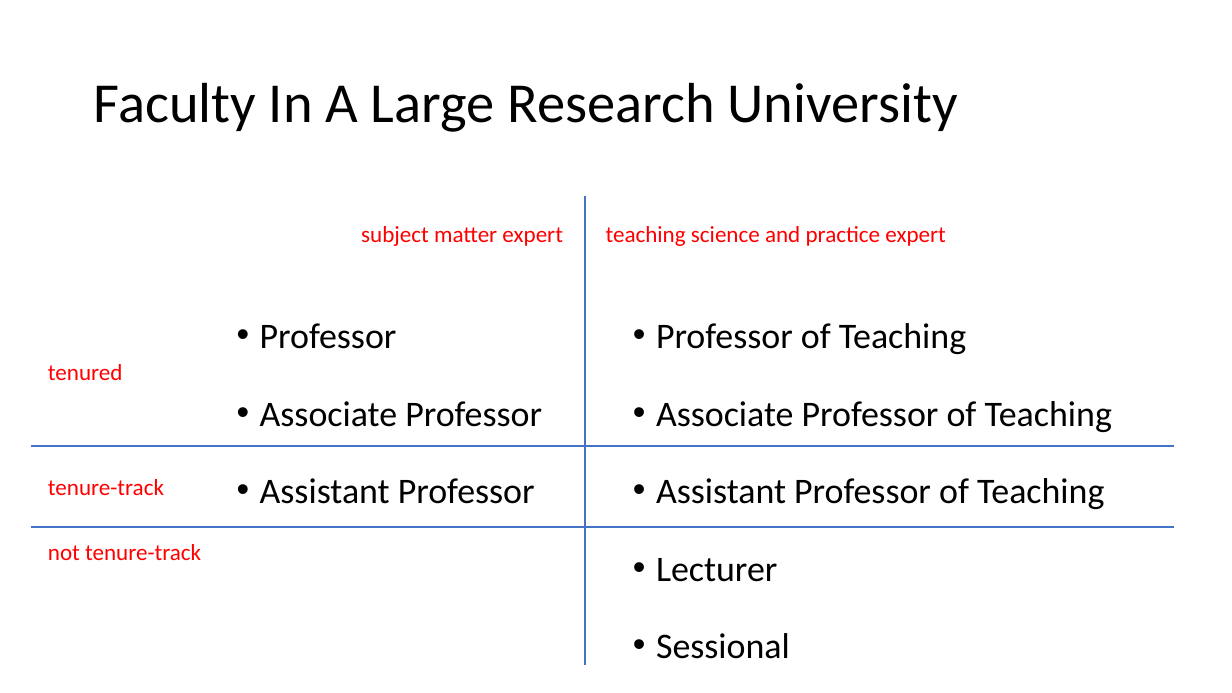
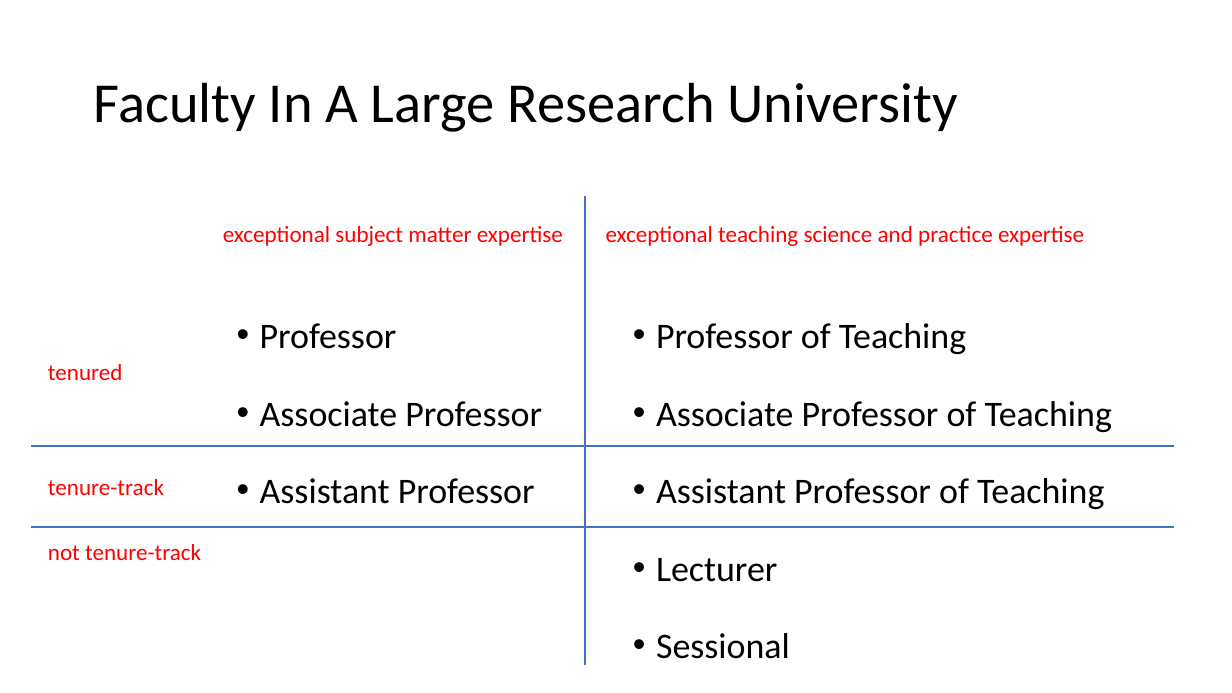
Before and after one commit to GregorKiczales/spd-materials, a slide deck: slide 16 of instructor/l23/lec23-wrap.pptx (slide 17 before the commit). Drawn at 1232x693 pixels with LibreOffice and Linux fonts; fonts in the diff are those of the drawing. Boxes give left, top, right and bottom in pixels: in the first picture for what was removed or moved away, otherwise in the second. Text is boxed around its words. In the diff, an @@ line names an element or a change of style, - is before the commit and + after.

```diff
--- a/instructor/l23/lec23-wrap.pptx
+++ b/instructor/l23/lec23-wrap.pptx
@@ text at bbox=[223, 226, 563, 246]: text changed @@
-subject matter expert
+exceptional subject matter expertise
@@ text at bbox=[606, 226, 1084, 246]: text changed @@
-teaching science and practice expert
+exceptional teaching science and practice expertise
```
Also in this commit, not shown: 4 other slides changed, 5 slides added, 4 slides removed, 3 other files.
